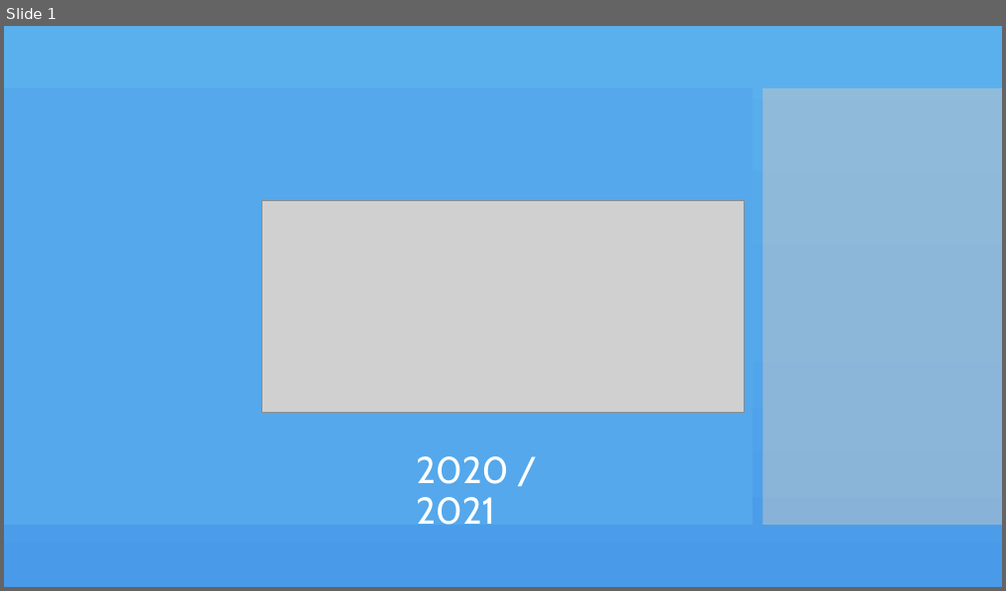
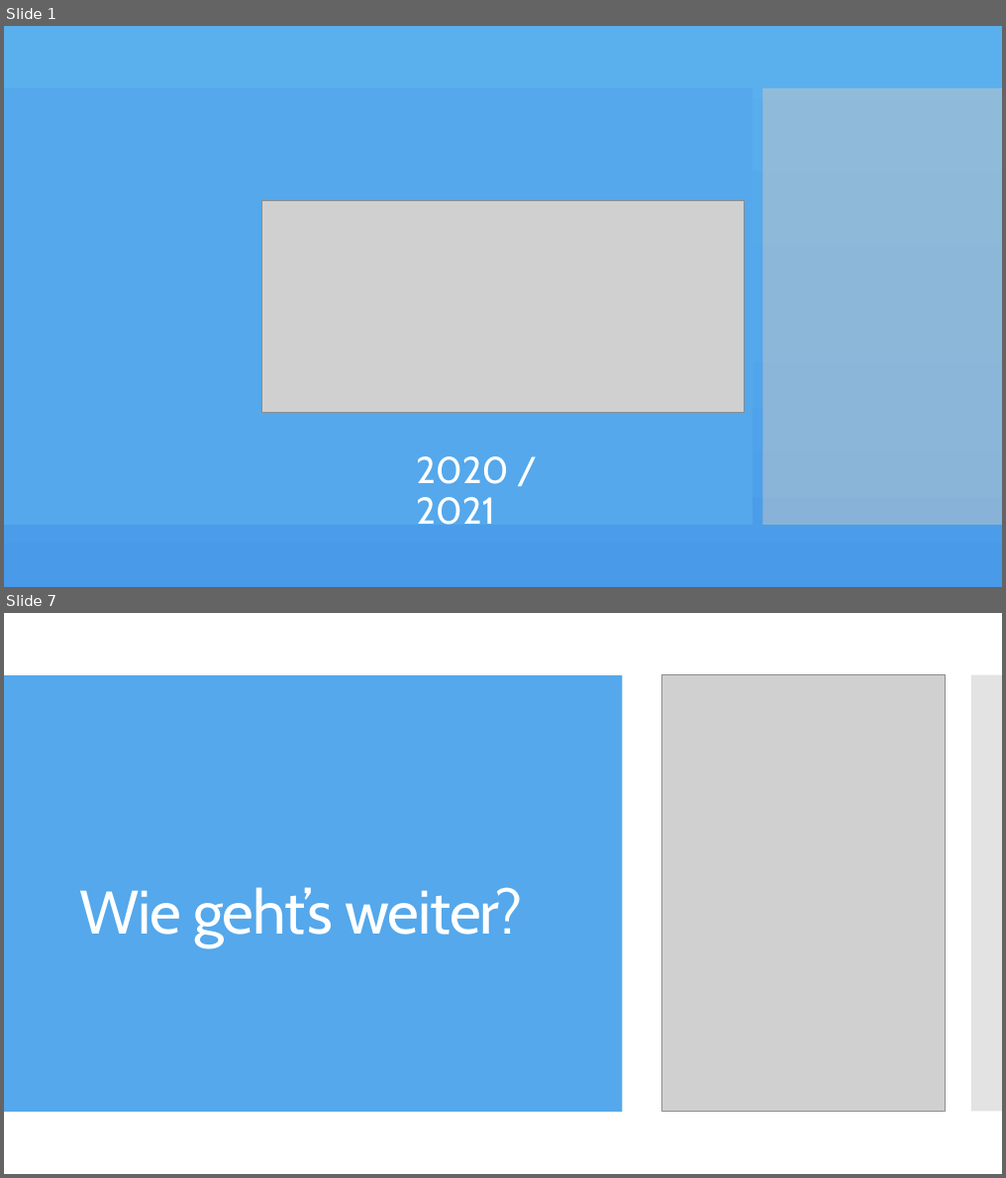
Before and after one commit to MoBoldi/VitaChi, a slide deck: powerpoint/VitaChi_Präs.pptx. Shown one above the other, each under a label of ours: slide 1 before the commit, slides 1 and 7 after it; the slides between them are not shown. The pictures are 1006x591 and 1006x1178 pixels, drawn with LibreOffice and Linux fonts; fonts in the diff are those of the drawing; grey boxes stand for pictures; background and template pictures are left out. Boxes give left, top, right and bottom in pixels: in the first picture for what was removed or moved away, otherwise in the second. Text is boxed around its words. In the diff, an @@ line names an element or a change of style, - is before the commit and + after.

```diff
--- a/powerpoint/VitaChi_Präs.pptx
+++ b/powerpoint/VitaChi_Präs.pptx
@@ slide 7 added at bbox=[4, 613, 1002, 1174], background #FFFFFF @@
@@ rectangle added at bbox=[4, 613, 1002, 1174], fill #FFFFFF @@
@@ rectangle added at bbox=[4, 675, 286, 1112], fill #54A8EB @@
@@ rectangle added at bbox=[4, 675, 752, 1112], fill #54A8EB @@
@@ rectangle added at bbox=[4, 675, 623, 1112], fill #54A8EB @@
@@ picture added at bbox=[662, 675, 945, 1112] @@
@@ rectangle added at bbox=[763, 675, 1002, 1112], fill #C8C8C8 at 50% opacity @@
@@ rectangle added at bbox=[971, 675, 1002, 1112], fill #C8C8C8 at 50% opacity @@
@@ rectangle added at bbox=[971, 675, 1002, 1112], fill #C8C8C8 at 50% opacity @@
@@ title added at bbox=[79, 887, 522, 948], 59 pt, text #FFFFFF @@
+Wie geht’s weiter?
```
Also in this commit, not shown: 2 slides changed, 4 other slides added.
